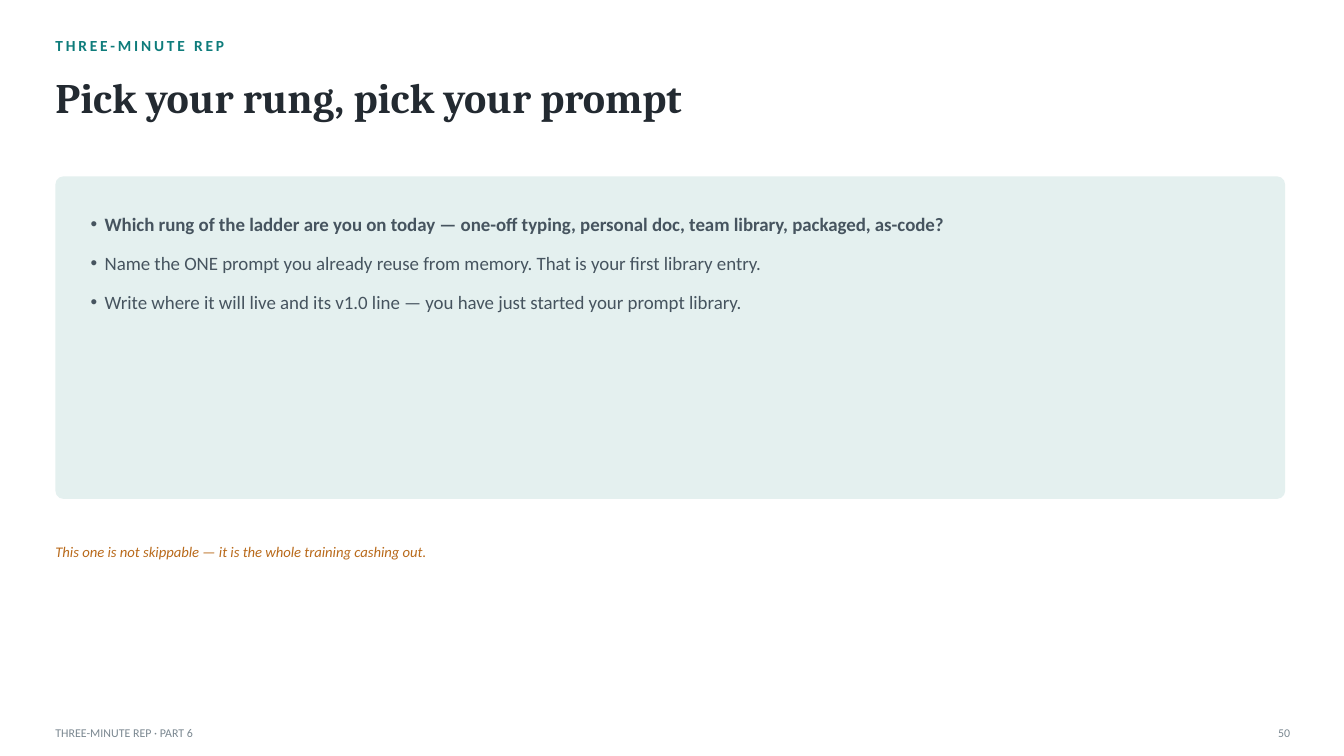
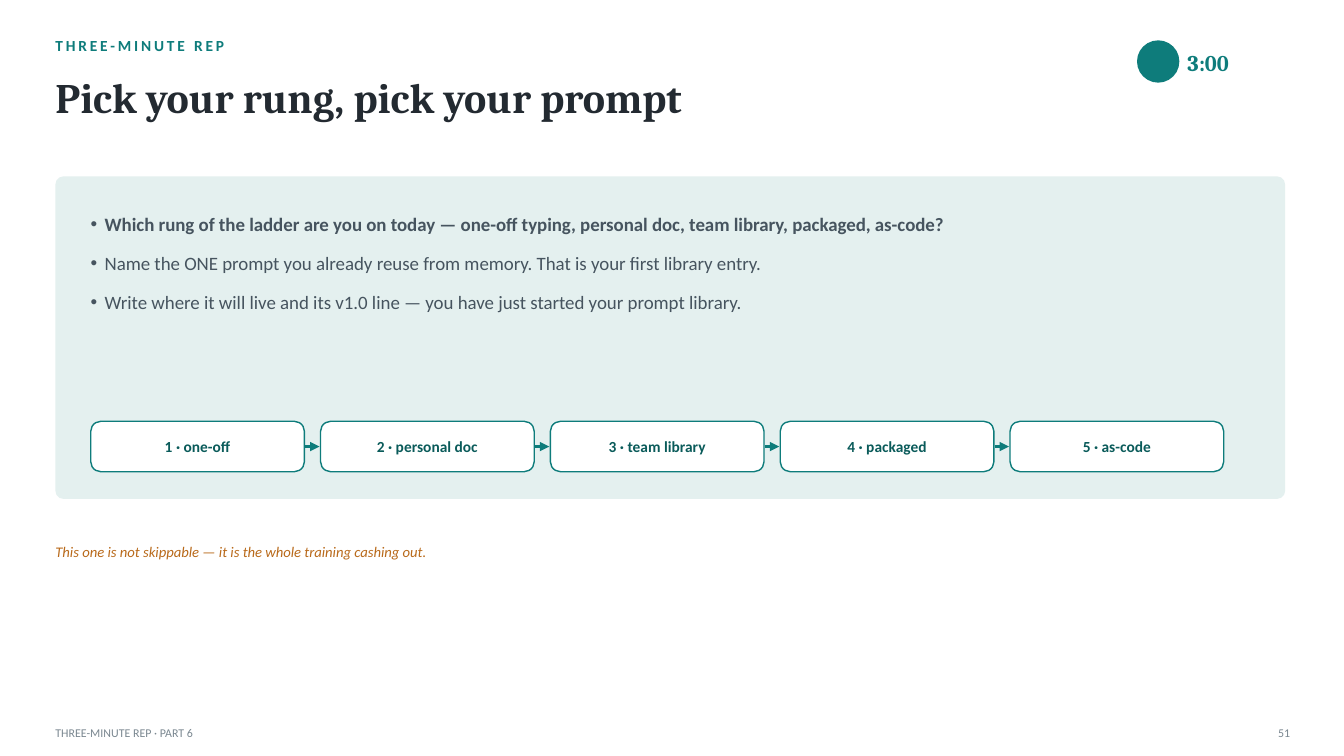
Before and after one commit to naviero1/Claude-Works, a slide deck: slide 51 of ai-training-prompt-engineering/deliverables/From_Prompts_to_Agents_Training.pptx (slide 50 before the commit). Drawn at 1344x756 pixels with LibreOffice and Linux fonts; fonts in the diff are those of the drawing; background and template pictures are left out. Boxes give left, top, right and bottom in pixels: in the first picture for what was removed or moved away, otherwise in the second. Text is boxed around its words. In the diff, an @@ line names an element or a change of style, - is before the commit and + after.

```diff
--- a/ai-training-prompt-engineering/deliverables/From_Prompts_to_Agents_Training.pptx
+++ b/ai-training-prompt-engineering/deliverables/From_Prompts_to_Agents_Training.pptx
@@ ellipse added at [1137,40,1180,83], fill #0E7C7B @@
@@ text added at [1187,56,1228,71], 16 pt, text #0E7C7B, bold @@
+3:00
@@ rounded rectangle added at [91,421,304,472], fill #FFFFFF, outline #0E7C7B 1 pt @@
@@ text added at [165,441,231,452], 11 pt, text #0A5B5A, bold @@
+1 · one-off
@@ arrow added from (306, 447) to (320, 447), #0E7C7B 2.25 pt @@
@@ rounded rectangle added at [321,421,534,472], fill #FFFFFF, outline #0E7C7B 1 pt @@
@@ text added at [377,441,478,455], 11 pt, text #0A5B5A, bold @@
+2 · personal doc
@@ arrow added from (535, 447) to (549, 447), #0E7C7B 2.25 pt @@
@@ rounded rectangle added at [551,421,764,472], fill #FFFFFF, outline #0E7C7B 1 pt @@
@@ text added at [609,441,705,455], 11 pt, text #0A5B5A, bold @@
+3 · team library
@@ arrow added from (765, 447) to (779, 447), #0E7C7B 2.25 pt @@
@@ rounded rectangle added at [780,421,994,472], fill #FFFFFF, outline #0E7C7B 1 pt @@
@@ text added at [847,441,926,455], 11 pt, text #0A5B5A, bold @@
+4 · packaged
@@ arrow added from (995, 447) to (1009, 447), #0E7C7B 2.25 pt @@
@@ rounded rectangle added at [1010,421,1224,472], fill #FFFFFF, outline #0E7C7B 1 pt @@
@@ text added at [1083,441,1151,452], 11 pt, text #0A5B5A, bold @@
+5 · as-code
@@ text at [1278,729,1290,737]: text changed @@
-50
+51
```
Also in this commit, not shown: 38 other slides changed, 1 slide added, 10 other files.
